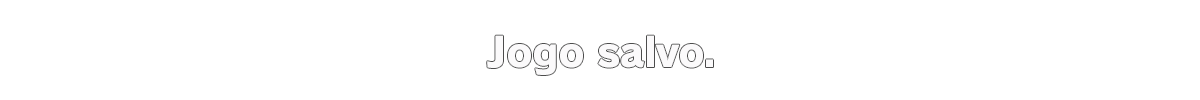
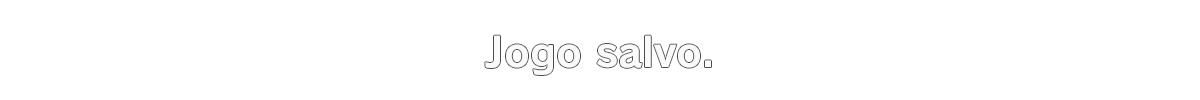
Layer changes from the first 1200 x 100 image to the second:
added layer "Jogo salvo. V2" above "Jogo salvo." over (485, 35, 711, 75)
hid "Jogo salvo." over (487, 35, 713, 75)
